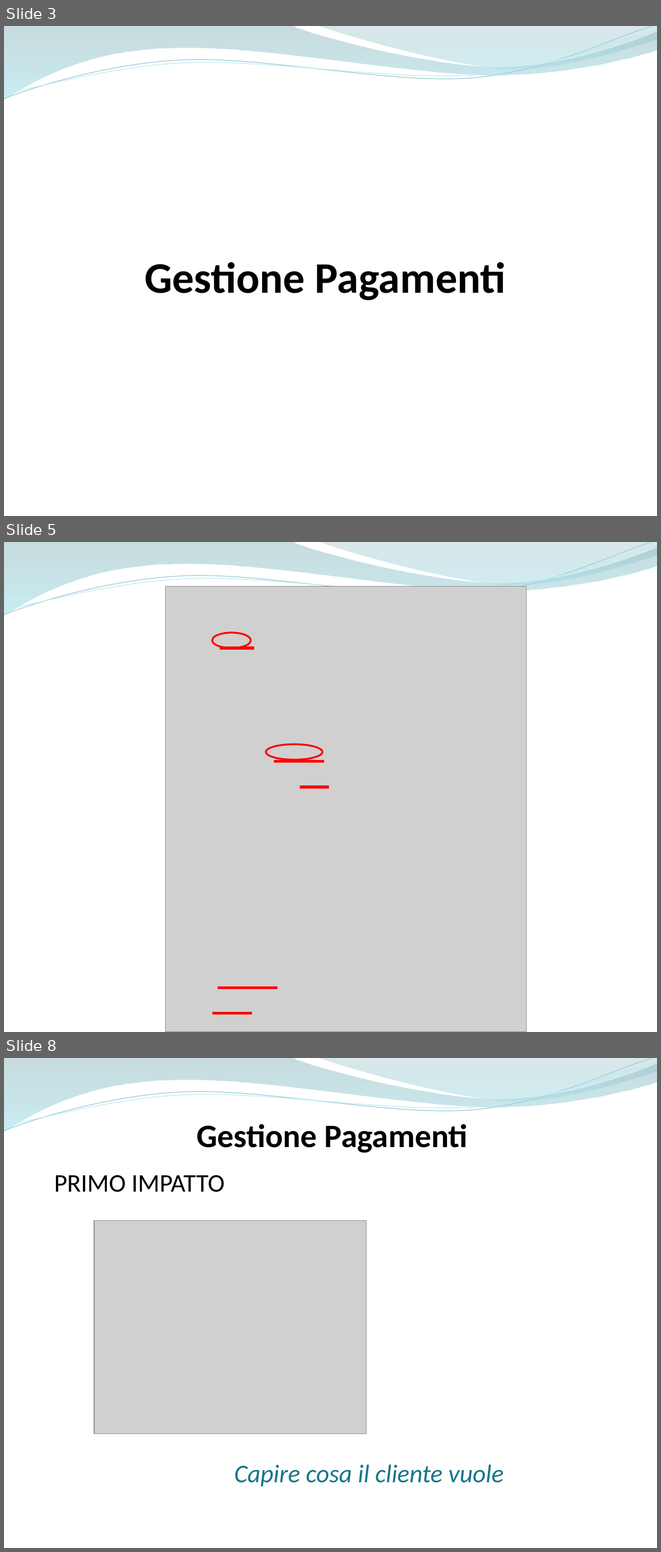
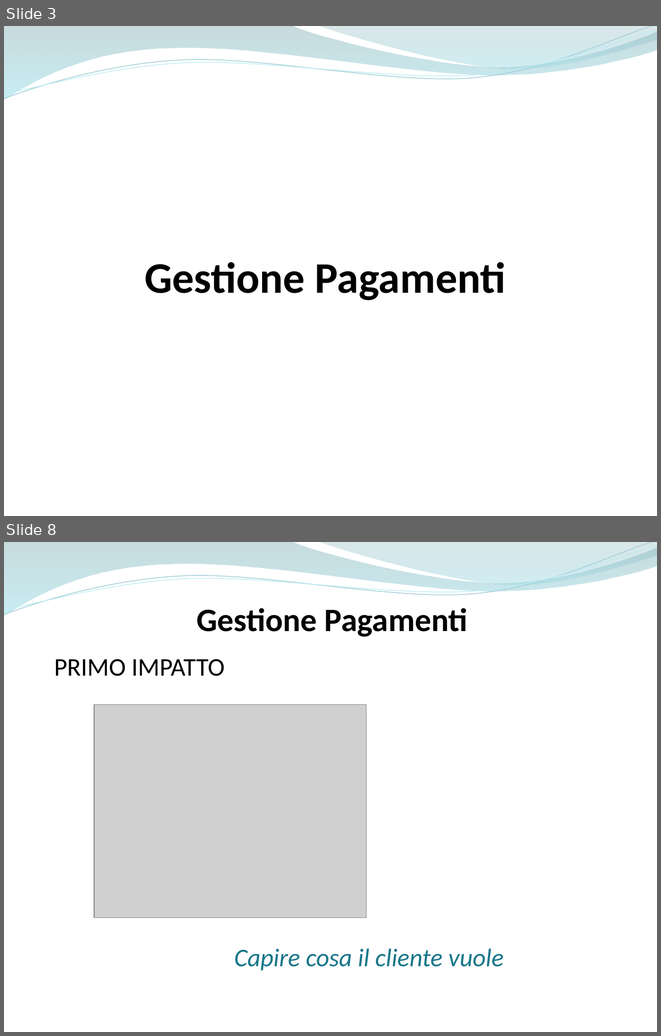
Before and after one commit to ammirate/at-silo, a slide deck: Presentazione/Atsilo2/Atsilo_M_PresentazioneFinale.pptx. Shown one above the other, each under a label of ours: slides 3, 5 and 8 before the commit, slides 3 and 8 after it; the slides between them are not shown. The pictures are 661x1552 and 661x1036 pixels, drawn with LibreOffice and Linux fonts; fonts in the diff are those of the drawing; grey boxes stand for pictures. Boxes give left, top, right and bottom in pixels: in the first picture for what was removed or moved away, otherwise in the second. Text is boxed around its words. In the diff, an @@ line names an element or a change of style, - is before the commit and + after.

```diff
--- a/Presentazione/Atsilo2/Atsilo_M_PresentazioneFinale.pptx
+++ b/Presentazione/Atsilo2/Atsilo_M_PresentazioneFinale.pptx
@@ slide 5 removed at bbox=[4, 542, 657, 1032], background #FFFFFF; not listed: 4 template elements that a slide beside it also shows @@
@@ picture removed at bbox=[165, 587, 527, 1032] @@
@@ ellipse removed at bbox=[212, 633, 251, 649] @@
@@ line removed from (220, 648) to (254, 648) @@
@@ ellipse removed at bbox=[266, 744, 323, 760] @@
@@ line removed from (274, 761) to (324, 761) @@
@@ line removed from (300, 787) to (328, 787) @@
@@ line removed from (218, 987) to (277, 987) @@
@@ line removed from (212, 1013) to (252, 1013) @@
```
Also in this commit, not shown: 7 slides changed, 9 slides added.
